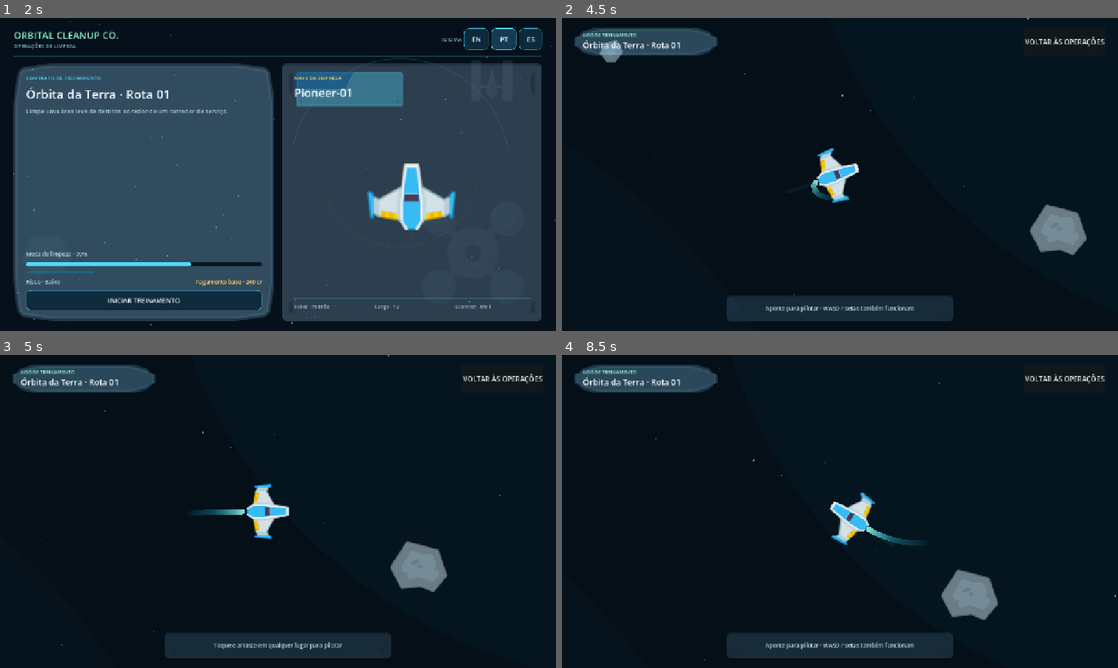
Above: before the commit, frames 1-4 (two rows, left to right).
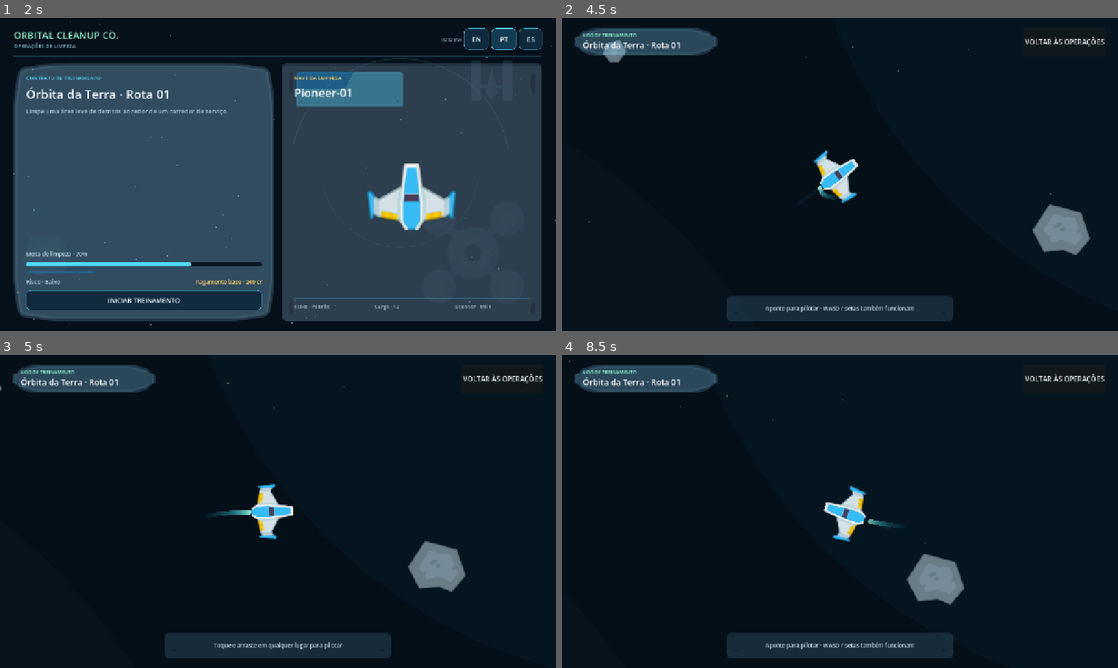
Above: after the commit, the same moments.

Repository: EwertonMendes/Orbital-Cleanup-Co.
Game: Godot game, scene res://src/core/app/app_root.tscn
Same seed, same stepped clock (60 frames per second), same inputs: the game is played once before the commit and once after it.
Inputs (mouse positions are in pixels of both pictures, inside the frame that each line leads up to):
- Up to frame 1 (2 s): click "EN" at 0.5 s; click "PT" at 1.25 s
- Up to frame 2 (4.5 s): click "INICIAR TREINAMENTO" at 2 s; click "VOLTAR ÀS OPERAÇÕES" at 2.75 s; click "INICIAR TREINAMENTO" at 3.5 s; tap Enter at 4.25 s; move the mouse to (962, 158) at 4.27 s; hold D (occ_move_right) from 4.28 s (still down); click (962, 158) at 4.42 s
- Up to frame 3 (5 s): keep holding D (occ_move_right)
- Up to frame 4 (8.5 s): release D (occ_move_right) at 5 s; drag from (728, 527) to (812, 574) at 5.02 s; move the mouse to (895, 442) at 5.77 s; hold D (occ_move_right) 5.78-6.5 s; drag from (812, 574) to (673, 464) at 6.52 s; move the mouse to (1006, 558) at 7.27 s; hold A (occ_move_left) 7.28-8 s; drag from (673, 464) to (756, 433) at 8.02 s

Frame 1 is identical in both runs. In frame 2, 1.0% of the frame differs, in the area x 4-95%, y 0-89%; in frame 3, 1.8%; in frame 4, 2.9%, in the area x 1-100%, y 1-98%.

Commit message:
fix: smooth ship control and contain training flight

Diff:
--- a/src/game/sector/training_space.gd
+++ b/src/game/sector/training_space.gd
@@ -1,13 +1,16 @@
 extends Node2D
 class_name TrainingSpace
 
-const BACKGROUND_EXTENT := 6200.0
-const STAR_EXTENT := 3200.0
-const STAR_COUNT := 920
+const PLAY_BOUNDS := Rect2(-2100.0, -1300.0, 4200.0, 2600.0)
+const BACKGROUND_EXTENT := 9000.0
+const STAR_EXTENT := 5200.0
+const STAR_COUNT := 1100
 
 var _stars: Array[Dictionary] = []
 
 func _ready() -> void:
+	RenderingServer.set_default_clear_color(Color("#040b13"))
+
 	var rng := RandomNumberGenerator.new()
 	rng.seed = 31051999
 	for index in range(STAR_COUNT):
@@ -29,7 +32,6 @@
 		Color("#040b13")
 	)
 
-	# Large translucent volumes create depth without expensive full-screen shaders.
 	draw_circle(Vector2(0, 80), 1650.0, Color(0.025, 0.12, 0.18, 0.20))
 	draw_circle(Vector2(980, -690), 1050.0, Color(0.03, 0.28, 0.34, 0.12))
 	draw_circle(Vector2(-1180, 980), 1220.0, Color(0.08, 0.24, 0.30, 0.10))
@@ -42,3 +44,28 @@
 	draw_arc(Vector2(640, -300), 720.0, deg_to_rad(192.0), deg_to_rad(342.0), 96, Color(0.25, 0.73, 0.86, 0.16), 2.0, true)
 	draw_arc(Vector2(-760, 520), 510.0, deg_to_rad(8.0), deg_to_rad(176.0), 84, Color(0.56, 0.95, 0.81, 0.10), 1.5, true)
 	draw_arc(Vector2(100, 120), 1080.0, deg_to_rad(225.0), deg_to_rad(292.0), 72, Color(0.32, 0.64, 0.78, 0.07), 1.0, true)
+
+	_draw_training_perimeter()
+
+func _draw_training_perimeter() -> void:
+	var outer := PLAY_BOUNDS
+	var inner := PLAY_BOUNDS.grow(-115.0)
+
+	draw_rect(outer, Color(0.20, 0.74, 0.89, 0.22), false, 4.0, true)
+	draw_rect(inner, Color(0.20, 0.74, 0.89, 0.07), false, 1.5, true)
+
+	var corner := 115.0
+	var color := Color(1.0, 0.78, 0.28, 0.58)
+	var left := outer.position.x
+	var right := outer.end.x
+	var top := outer.position.y
+	var bottom := outer.end.y
+
+	draw_line(Vector2(left, top), Vector2(left + corner, top), color, 5.0, true)
+	draw_line(Vector2(left, top), Vector2(left, top + corner), color, 5.0, true)
+	draw_line(Vector2(right, top), Vector2(right - corner, top), color, 5.0, true)
+	draw_line(Vector2(right, top), Vector2(right, top + corner), color, 5.0, true)
+	draw_line(Vector2(left, bottom), Vector2(left + corner, bottom), color, 5.0, true)
+	draw_line(Vector2(left, bottom), Vector2(left, bottom - corner), color, 5.0, true)
+	draw_line(Vector2(right, bottom), Vector2(right - corner, bottom), color, 5.0, true)
+	draw_line(Vector2(right, bottom), Vector2(right, bottom - corner), color, 5.0, true)
--- a/src/game/ship/player_ship.gd
+++ b/src/game/ship/player_ship.gd
@@ -10,12 +10,16 @@
 @onready var ship_camera: ShipCamera = %ShipCamera
 
 var _input_service: InputService
+var _world_bounds := Rect2()
 var _has_started_moving := false
 var _bump_feedback_cooldown := 0.0
+var _smoothed_intent := Vector2.ZERO
+var _facing_rotation := 0.0
 
-func configure(input_service: InputService) -> void:
+func configure(input_service: InputService, world_bounds: Rect2 = Rect2()) -> void:
 	assert(input_service != null, "PlayerShip requires InputService.")
 	_input_service = input_service
+	_world_bounds = world_bounds
 
 func _ready() -> void:
 	assert(tuning != null, "PlayerShip requires ShipMovementTuning.")
@@ -28,30 +32,41 @@
 	_bump_feedback_cooldown = maxf(_bump_feedback_cooldown - delta, 0.0)
 
 	var keyboard_intent := _input_service.get_navigation_vector()
-	var pointer_intent := Vector2.ZERO
+	var raw_intent := keyboard_intent
+
 	if keyboard_intent.length_squared() <= 0.001 and _input_service.is_primary_pointer_active():
-		pointer_intent = ShipSteering.pointer_intent(
+		raw_intent = ShipSteering.pointer_intent(
 			get_global_transform_with_canvas().origin,
 			_input_service.get_primary_pointer_position(),
 			tuning.pointer_deadzone,
 			tuning.pointer_full_thrust_distance
 		)
 
-	var intent := ShipSteering.combine_intent(keyboard_intent, pointer_intent)
+	if keyboard_intent.length_squared() > 0.001:
+		_smoothed_intent = keyboard_intent.limit_length(1.0)
+	else:
+		var steering_weight := 1.0 - exp(-tuning.pointer_steering_response * delta)
+		_smoothed_intent = _smoothed_intent.lerp(raw_intent, steering_weight)
+
+	var intent := _attenuate_outward_intent(_smoothed_intent)
 	var desired_velocity := ShipSteering.target_velocity(intent, tuning.max_speed)
+
 	var response := tuning.deceleration
 	if intent.length_squared() > 0.001:
-		response = tuning.acceleration * lerpf(0.42, 1.0, intent.length())
+		response = tuning.acceleration * lerpf(0.46, 1.0, intent.length())
 
 	velocity = velocity.move_toward(desired_velocity, response * delta)
+	_apply_soft_world_bounds(delta)
 
 	var turn_amount := _update_facing(intent, delta)
 	var collision := move_and_collide(velocity * delta)
 	if collision != null:
 		_apply_bump(collision)
 
+	_enforce_hard_world_bounds()
+
 	var speed_ratio := clampf(velocity.length() / tuning.max_speed, 0.0, 1.0)
-	visuals.update_motion(speed_ratio, intent.length(), turn_amount, delta)
+	visuals.update_motion(speed_ratio, intent.length(), _facing_rotation, turn_amount, delta)
 	ship_camera.set_motion_velocity(velocity)
 
 	if not _has_started_moving and speed_ratio > 0.08:
@@ -69,10 +84,91 @@
 		return 0.0
 
 	var target_rotation := facing.angle() + PI * 0.5
-	var difference := wrapf(target_rotation - rotation, -PI, PI)
+	var difference := wrapf(target_rotation - _facing_rotation, -PI, PI)
 	var weight := 1.0 - exp(-tuning.turn_response * delta)
-	rotation = lerp_angle(rotation, target_rotation, weight)
+	_facing_rotation = lerp_angle(_facing_rotation, target_rotation, weight)
 	return clampf(difference / (PI * 0.5), -1.0, 1.0)
+
+func _attenuate_outward_intent(intent: Vector2) -> Vector2:
+	if _world_bounds.size == Vector2.ZERO:
+		return intent
+
+	var adjusted := intent
+	var margin := tuning.boundary_soft_margin
+	var left := _world_bounds.position.x + tuning.boundary_hard_padding
+	var right := _world_bounds.end.x - tuning.boundary_hard_padding
+	var top := _world_bounds.position.y + tuning.boundary_hard_padding
+	var bottom := _world_bounds.end.y - tuning.boundary_hard_padding
+
+	if adjusted.x < 0.0:
+		adjusted.x *= _edge_input_scale(global_position.x - left, margin)
+	elif adjusted.x > 0.0:
+		adjusted.x *= _edge_input_scale(right - global_position.x, margin)
+
+	if adjusted.y < 0.0:
+		adjusted.y *= _edge_input_scale(global_position.y - top, margin)
+	elif adjusted.y > 0.0:
+		adjusted.y *= _edge_input_scale(bottom - global_position.y, margin)
+
+	return adjusted
+
+func _edge_input_scale(distance_to_edge: float, margin: float) -> float:
+	var t := clampf(distance_to_edge / maxf(margin, 1.0), 0.0, 1.0)
+	return t * t * (3.0 - 2.0 * t)
+
+func _apply_soft_world_bounds(delta: float) -> void:
+	if _world_bounds.size == Vector2.ZERO:
+		return
+
+	var margin := tuning.boundary_soft_margin
+	var left := _world_bounds.position.x + tuning.boundary_hard_padding
+	var right := _world_bounds.end.x - tuning.boundary_hard_padding
+	var top := _world_bounds.position.y + tuning.boundary_hard_padding
+	var bottom := _world_bounds.end.y - tuning.boundary_hard_padding
+
+	var correction := Vector2.ZERO
+	correction.x += _edge_strength(global_position.x - left, margin)
+	correction.x -= _edge_strength(right - global_position.x, margin)
+	correction.y += _edge_strength(global_position.y - top, margin)
+	correction.y -= _edge_strength(bottom - global_position.y, margin)
+
+	velocity += correction * tuning.boundary_push_acceleration * delta
+
+	var damp_step := tuning.max_speed * tuning.boundary_outward_damping * delta
+	if correction.x > 0.0 and velocity.x < 0.0:
+		velocity.x = move_toward(velocity.x, 0.0, damp_step * absf(correction.x))
+	elif correction.x < 0.0 and velocity.x > 0.0:
+		velocity.x = move_toward(velocity.x, 0.0, damp_step * absf(correction.x))
+
+	if correction.y > 0.0 and velocity.y < 0.0:
+		velocity.y = move_toward(velocity.y, 0.0, damp_step * absf(correction.y))
+	elif correction.y < 0.0 and velocity.y > 0.0:
+		velocity.y = move_toward(velocity.y, 0.0, damp_step * absf(correction.y))
+
+func _edge_strength(distance_to_edge: float, margin: float) -> float:
+	var t := clampf(1.0 - distance_to_edge / maxf(margin, 1.0), 0.0, 1.0)
+	return t * t * (3.0 - 2.0 * t)
+
+func _enforce_hard_world_bounds() -> void:
+	if _world_bounds.size == Vector2.ZERO:
+		return
+
+	var left := _world_bounds.position.x + tuning.boundary_hard_padding
+	var right := _world_bounds.end.x - tuning.boundary_hard_padding
+	var top := _world_bounds.position.y + tuning.boundary_hard_padding
+	var bottom := _world_bounds.end.y - tuning.boundary_hard_padding
+
+	var clamped := Vector2(
+		clampf(global_position.x, left, right),
+		clampf(global_position.y, top, bottom)
+	)
+
+	if not is_equal_approx(clamped.x, global_position.x):
+		global_position.x = clamped.x
+		velocity.x = 0.0
+	if not is_equal_approx(clamped.y, global_position.y):
+		global_position.y = clamped.y
+		velocity.y = 0.0
 
 func _apply_bump(collision: KinematicCollision2D) -> void:
 	var normal := collision.get_normal()
--- a/src/game/ship/player_ship.tscn
+++ b/src/game/ship/player_ship.tscn
@@ -54,7 +54,7 @@
 [node name="EngineTrail" type="Line2D" parent="."]
 unique_name_in_owner = true
 z_index = -2
-width = 11.0
+width = 9.0
 gradient = SubResource("TrailGradient")
 joint_mode = 2
 begin_cap_mode = 2
@@ -62,8 +62,8 @@
 antialiased = true
 script = ExtResource("7")
 source_path = NodePath("../FeedbackRoot/SteeringVisual/EngineAnchor")
-sample_lifetime = 0.42
-sample_distance = 8.0
+sample_lifetime = 0.36
+sample_distance = 10.0
 max_samples = 28
 
 [node name="BumpParticles" type="CPUParticles2D" parent="."]
@@ -93,6 +93,7 @@
 enabled = true
 ignore_rotation = true
 position_smoothing_enabled = true
-position_smoothing_speed = 5.5
+position_smoothing_speed = 7.0
+process_callback = 0
 zoom = Vector2(1.12, 1.12)
 script = ExtResource("8")
--- a/src/game/ship/ship_camera.gd
+++ b/src/game/ship/ship_camera.gd
@@ -10,7 +10,7 @@
 func _ready() -> void:
 	_rng.seed = 20260920
 	position_smoothing_enabled = true
-	position_smoothing_speed = 5.5
+	position_smoothing_speed = 7.0
 
 func configure(tuning: ShipMovementTuning) -> void:
 	assert(tuning != null, "ShipCamera requires movement tuning.")
@@ -23,7 +23,7 @@
 func add_bump_shake(intensity: float) -> void:
 	_shake_energy = maxf(_shake_energy, clampf(intensity, 0.0, 1.0))
 
-func _process(delta: float) -> void:
+func _physics_process(delta: float) -> void:
 	if _tuning == null:
 		return
 
@@ -35,7 +35,7 @@
 	var lead_weight := 1.0 - exp(-_tuning.camera_lead_response * delta)
 	_lead_offset = _lead_offset.lerp(desired_lead, lead_weight)
 
-	_shake_energy = move_toward(_shake_energy, 0.0, delta * 4.8)
+	_shake_energy = move_toward(_shake_energy, 0.0, delta * 5.8)
 	var shake := Vector2.ZERO
 	if _shake_energy > 0.001:
 		shake = Vector2(_rng.randf_range(-1.0, 1.0), _rng.randf_range(-1.0, 1.0))
--- a/src/game/ship/ship_movement_tuning.gd
+++ b/src/game/ship/ship_movement_tuning.gd
@@ -1,23 +1,30 @@
 extends Resource
 class_name ShipMovementTuning
 
-@export_range(80.0, 900.0, 1.0) var max_speed := 330.0
-@export_range(80.0, 1800.0, 1.0) var acceleration := 720.0
-@export_range(80.0, 1800.0, 1.0) var deceleration := 860.0
-@export_range(1.0, 30.0, 0.1) var turn_response := 8.5
-@export_range(0.0, 160.0, 1.0) var pointer_deadzone := 54.0
-@export_range(80.0, 600.0, 1.0) var pointer_full_thrust_distance := 285.0
-@export_range(0.1, 1.0, 0.01) var bump_speed_retention := 0.58
-@export_range(20.0, 220.0, 1.0) var bump_minimum_speed := 92.0
-@export_range(0.0, 160.0, 1.0) var camera_lead_distance := 72.0
-@export_range(1.0, 20.0, 0.1) var camera_lead_response := 5.5
-@export_range(0.0, 18.0, 0.1) var camera_shake_strength := 5.0
+@export_range(80.0, 900.0, 1.0) var max_speed := 300.0
+@export_range(80.0, 1800.0, 1.0) var acceleration := 560.0
+@export_range(80.0, 1800.0, 1.0) var deceleration := 720.0
+@export_range(1.0, 30.0, 0.1) var turn_response := 6.2
+@export_range(1.0, 30.0, 0.1) var pointer_steering_response := 5.4
+@export_range(0.0, 180.0, 1.0) var pointer_deadzone := 82.0
+@export_range(120.0, 720.0, 1.0) var pointer_full_thrust_distance := 420.0
+@export_range(0.1, 1.0, 0.01) var bump_speed_retention := 0.52
+@export_range(20.0, 220.0, 1.0) var bump_minimum_speed := 78.0
+@export_range(0.0, 160.0, 1.0) var camera_lead_distance := 46.0
+@export_range(1.0, 20.0, 0.1) var camera_lead_response := 7.0
+@export_range(0.0, 18.0, 0.1) var camera_shake_strength := 3.6
+@export_range(80.0, 600.0, 1.0) var boundary_soft_margin := 320.0
+@export_range(100.0, 1800.0, 1.0) var boundary_push_acceleration := 760.0
+@export_range(0.5, 20.0, 0.1) var boundary_outward_damping := 8.0
+@export_range(8.0, 120.0, 1.0) var boundary_hard_padding := 42.0
 
 func validate() -> void:
 	assert(max_speed > 0.0, "Ship max_speed must be positive.")
 	assert(acceleration > 0.0, "Ship acceleration must be positive.")
 	assert(deceleration > 0.0, "Ship deceleration must be positive.")
 	assert(turn_response > 0.0, "Ship turn_response must be positive.")
+	assert(pointer_steering_response > 0.0, "Pointer steering response must be positive.")
 	assert(pointer_deadzone >= 0.0, "Ship pointer_deadzone cannot be negative.")
 	assert(pointer_full_thrust_distance > pointer_deadzone, "Full-thrust distance must be greater than deadzone.")
 	assert(bump_speed_retention > 0.0 and bump_speed_retention <= 1.0, "Bump retention must be in (0, 1].")
+	assert(boundary_soft_margin > boundary_hard_padding, "Boundary soft margin must exceed hard padding.")
--- a/src/game/ship/ship_movement_tuning.tres
+++ b/src/game/ship/ship_movement_tuning.tres
@@ -4,14 +4,19 @@
 
 [resource]
 script = ExtResource("1")
-max_speed = 330.0
-acceleration = 720.0
-deceleration = 860.0
-turn_response = 8.5
-pointer_deadzone = 54.0
-pointer_full_thrust_distance = 285.0
-bump_speed_retention = 0.58
-bump_minimum_speed = 92.0
-camera_lead_distance = 72.0
-camera_lead_response = 5.5
-camera_shake_strength = 5.0
+max_speed = 300.0
+acceleration = 560.0
+deceleration = 720.0
+turn_response = 6.2
+pointer_steering_response = 5.4
+pointer_deadzone = 82.0
+pointer_full_thrust_distance = 420.0
+bump_speed_retention = 0.52
+bump_minimum_speed = 78.0
+camera_lead_distance = 46.0
+camera_lead_response = 7.0
+camera_shake_strength = 3.6
+boundary_soft_margin = 320.0
+boundary_push_acceleration = 760.0
+boundary_outward_damping = 8.0
+boundary_hard_padding = 42.0
--- a/src/game/ship/ship_visuals.gd
+++ b/src/game/ship/ship_visuals.gd
@@ -7,24 +7,28 @@
 @onready var engine_trail: EngineTrail = %EngineTrail
 @onready var bump_particles: CPUParticles2D = %BumpParticles
 
-var _base_sprite_scale := Vector2.ONE
 var _impact_tween: Tween
 
-func _ready() -> void:
-	_base_sprite_scale = ship_sprite.scale
+func update_motion(
+	speed_ratio: float,
+	thrust_ratio: float,
+	facing_rotation: float,
+	turn_amount: float,
+	delta: float
+) -> void:
+	steering_visual.rotation = facing_rotation
 
-func update_motion(speed_ratio: float, thrust_ratio: float, turn_amount: float, delta: float) -> void:
-	var visual_weight := 1.0 - exp(-9.0 * delta)
-	var target_skew := -turn_amount * 0.10
+	var visual_weight := 1.0 - exp(-8.0 * delta)
+	var target_skew := -turn_amount * 0.055
 	steering_visual.skew = lerpf(steering_visual.skew, target_skew, visual_weight)
 
-	var turn_compression := absf(turn_amount) * 0.055
-	var target_scale := Vector2(1.0 - turn_compression, 1.0 + turn_compression * 0.55)
+	var turn_compression := absf(turn_amount) * 0.03
+	var target_scale := Vector2(1.0 - turn_compression, 1.0 + turn_compression * 0.35)
 	steering_visual.scale = steering_visual.scale.lerp(target_scale, visual_weight)
 
-	var engine_strength := clampf(maxf(thrust_ratio, speed_ratio * 0.42), 0.0, 1.0)
-	engine_glow.modulate.a = lerpf(0.12, 0.74, engine_strength)
-	engine_glow.scale = Vector2(0.82 + engine_strength * 0.28, 0.68 + engine_strength * 0.56)
+	var engine_strength := clampf(maxf(thrust_ratio, speed_ratio * 0.40), 0.0, 1.0)
+	engine_glow.modulate.a = lerpf(0.10, 0.68, engine_strength)
+	engine_glow.scale = Vector2(0.82 + engine_strength * 0.22, 0.72 + engine_strength * 0.45)
 	engine_trail.set_intensity(engine_strength)
 
 func play_bump(intensity: float, normal: Vector2) -> void:
@@ -33,14 +37,14 @@
 	if _impact_tween != null and _impact_tween.is_valid():
 		_impact_tween.kill()
 
-	scale = Vector2(1.0 + 0.08 * strength, 1.0 - 0.07 * strength)
-	ship_sprite.modulate = Color(1.0, 0.86, 0.58, 1.0)
+	scale = Vector2(1.0 + 0.055 * strength, 1.0 - 0.045 * strength)
+	ship_sprite.modulate = Color(1.0, 0.88, 0.62, 1.0)
 
 	_impact_tween = create_tween()
 	_impact_tween.set_parallel(true)
-	_impact_tween.tween_property(self, "scale", Vector2.ONE, 0.22).set_trans(Tween.TRANS_BACK).set_ease(Tween.EASE_OUT)
-	_impact_tween.tween_property(ship_sprite, "modulate", Color.WHITE, 0.18)
+	_impact_tween.tween_property(self, "scale", Vector2.ONE, 0.20).set_trans(Tween.TRANS_BACK).set_ease(Tween.EASE_OUT)
+	_impact_tween.tween_property(ship_sprite, "modulate", Color.WHITE, 0.17)
 
 	bump_particles.global_rotation = normal.angle()
-	bump_particles.amount = 7 + int(round(strength * 7.0))
+	bump_particles.amount = 6 + int(round(strength * 6.0))
 	bump_particles.restart()
--- a/src/ui/screens/flight/flight_screen.gd
+++ b/src/ui/screens/flight/flight_screen.gd
@@ -23,7 +23,7 @@
 	assert(_input_service != null, "FlightScreen requires InputService.")
 	player_ship = get_node("World/PlayerShip") as PlayerShip
 	assert(player_ship != null, "FlightScreen requires PlayerShip.")
-	player_ship.configure(_input_service)
+	player_ship.configure(_input_service, TrainingSpace.PLAY_BOUNDS)
 
 func _ready() -> void:
 	_validate_contracts()
@@ -50,6 +50,7 @@
 	assert(return_button != null, "FlightScreen requires ReturnButton.")
 	assert(hint_panel != null and hint_label != null, "FlightScreen requires steering hint.")
 	assert(player_ship != null, "FlightScreen requires PlayerShip.")
+	assert(TrainingSpace.PLAY_BOUNDS.size.x > 0.0 and TrainingSpace.PLAY_BOUNDS.size.y > 0.0, "Training play bounds must be valid.")
 
 func _apply_responsive_layout() -> void:
 	var portrait := ResponsiveCanvas.apply_reference(get_tree().root)
@@ -87,5 +88,5 @@
 	if _hint_tween != null and _hint_tween.is_valid():
 		_hint_tween.kill()
 	_hint_tween = create_tween()
-	_hint_tween.tween_interval(2.6)
-	_hint_tween.tween_property(hint_panel, "modulate:a", 0.18, 0.7)
+	_hint_tween.tween_interval(2.3)
+	_hint_tween.tween_property(hint_panel, "modulate:a", 0.12, 0.65)
